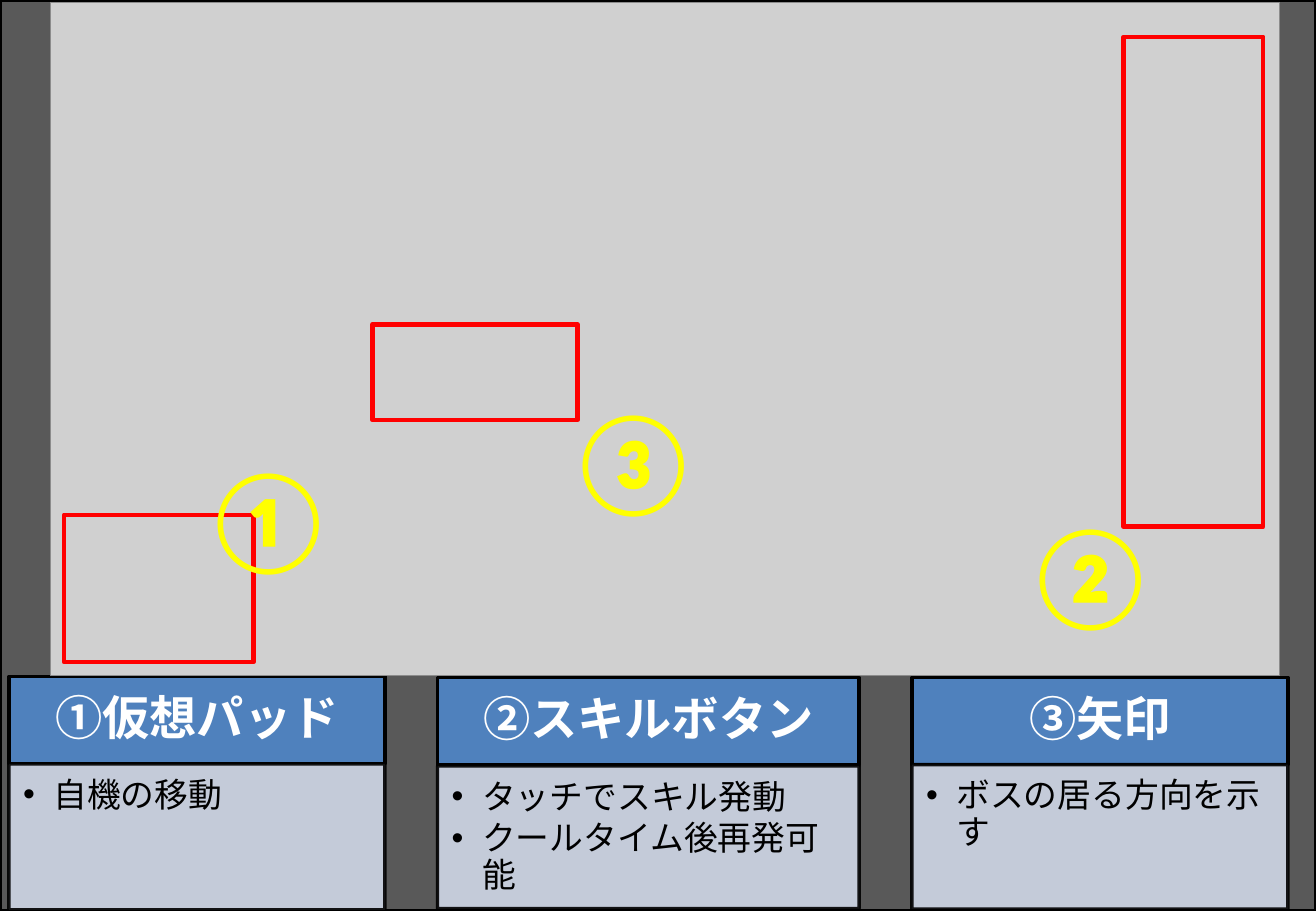
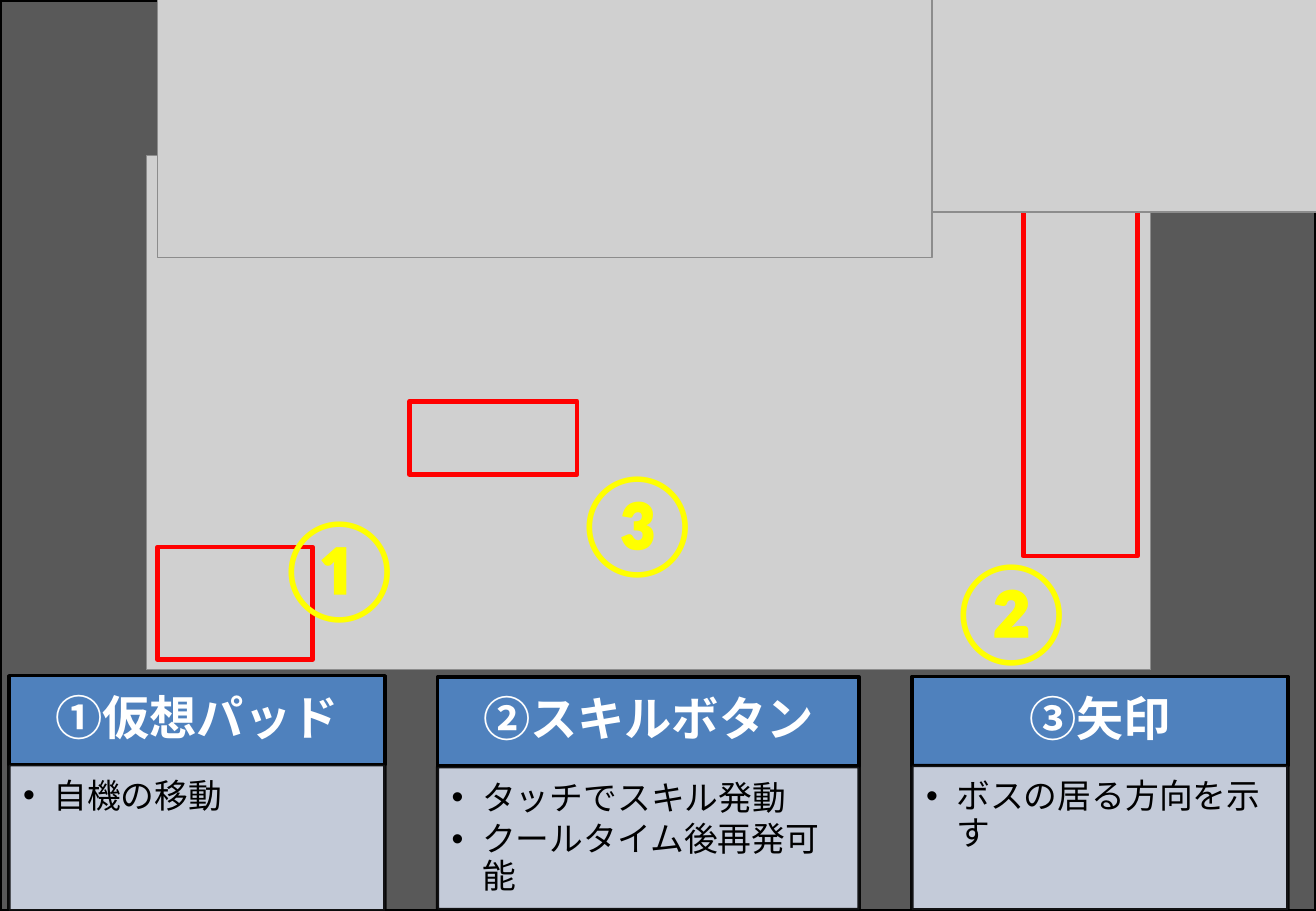
Before and after one commit to potohu9/testRpoji, a slide deck: slide 1 of 説明書.pptx. Drawn at 1316x911 pixels with LibreOffice and Linux fonts; fonts in the diff are those of the drawing; grey boxes stand for pictures. Boxes give left, top, right and bottom in pixels: in the first picture for what was removed or moved away, otherwise in the second. Text is boxed around its words. In the diff, an @@ line names an element or a change of style, - is before the commit and + after.

```diff
--- a/説明書.pptx
+++ b/説明書.pptx
@@ picture added at [158,0,932,258] @@
@@ picture added at [879,0,1316,211] @@
@@ picture: place and size @@
-picture at [50,2,1280,676]
+picture at [147,156,1152,671]
@@ rectangle: place and size @@
-rectangle at [1124,36,1264,526]
+rectangle at [1023,181,1137,555]
@@ rectangle: place and size @@
-rectangle at [373,324,578,420]
+rectangle at [410,401,577,474]
@@ text "③": place and size @@
-text "③" at [566,413,700,517]
+text "③" at [570,474,704,578]
@@ text "①": place and size @@
-text "①" at [201,473,335,579]
+text "①" at [272,521,406,627]
@@ rectangle: place and size @@
-rectangle at [64,515,254,662]
+rectangle at [158,547,312,660]
@@ text "②": place and size @@
-text "②" at [1024,527,1158,631]
+text "②" at [944,564,1078,670]
```
Also in this commit, not shown: 2 other files.
